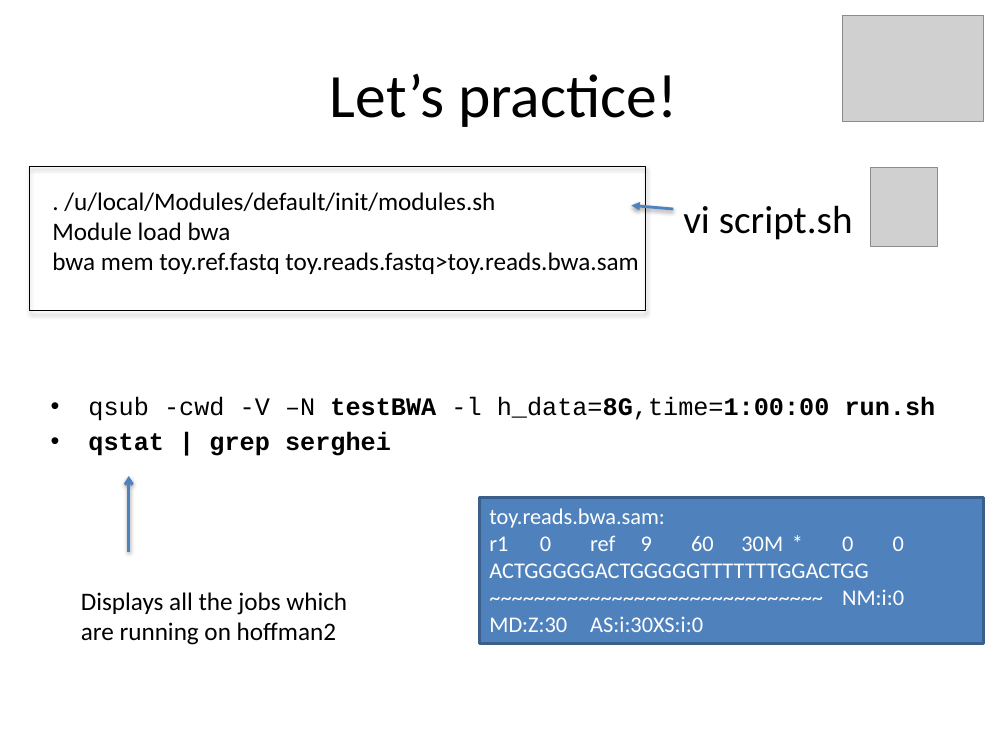
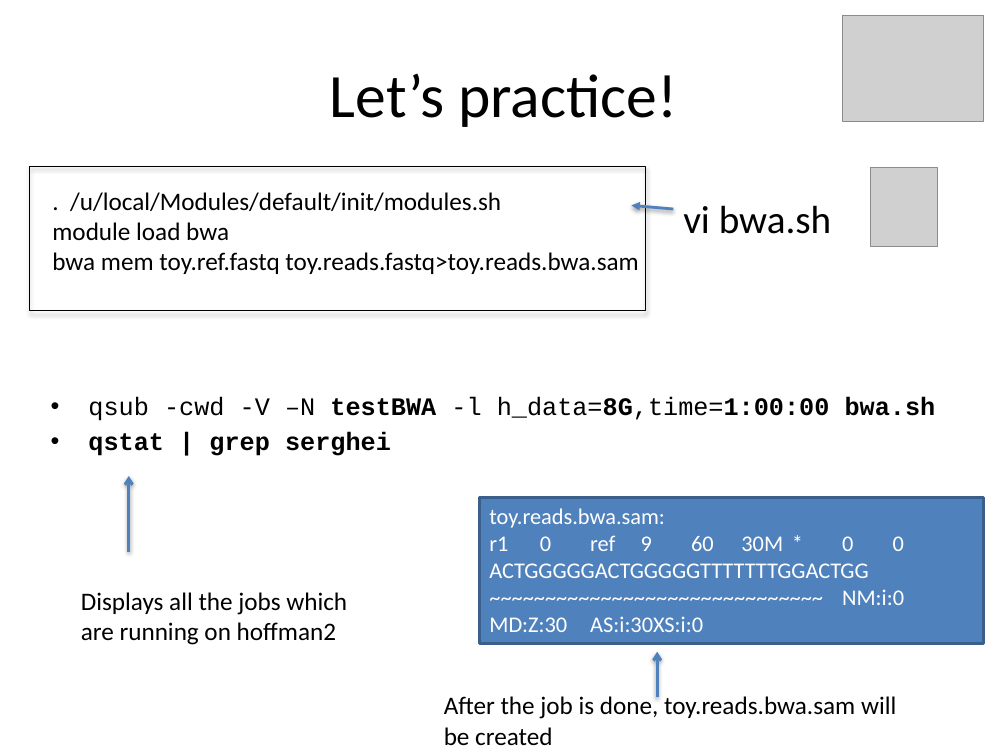
Before and after one commit to QCB-Collaboratory/W1.UNIX.command.line, a slide deck: slide 29 of workshop.slides/day3_Unix.pptx. Drawn at 1008x756 pixels with LibreOffice and Linux fonts; fonts in the diff are those of the drawing; grey boxes stand for pictures. Boxes give left, top, right and bottom in pixels: in the first picture for what was removed or moved away, otherwise in the second. Text is boxed around its words. In the diff, an @@ line names an element or a change of style, - is before the commit and + after.

```diff
--- a/workshop.slides/day3_Unix.pptx
+++ b/workshop.slides/day3_Unix.pptx
@@ text at (683, 205, 831, 234): text changed @@
-vi script.sh
+vi bwa.sh
@@ text at (52, 222, 229, 241): text changed @@
-Module load bwa
+module load bwa
@@ text at (88, 397, 936, 421): text changed @@
-• qsub -cwd -V –N testBWA -l h_data=8G,time=1:00:00 run.sh
+• qsub -cwd -V –N testBWA -l h_data=8G,time=1:00:00 bwa.sh
@@ arrow added from (657, 698) to (657, 652), #4F81BD 2 pt @@
@@ text added at (444, 694, 896, 745), 18 pt, text #000000 @@
+After the job is done, toy.reads.bwa.sam will be created
```
Also in this commit, not shown: 1 other slide changed, 1 slide removed, 1 other file.
